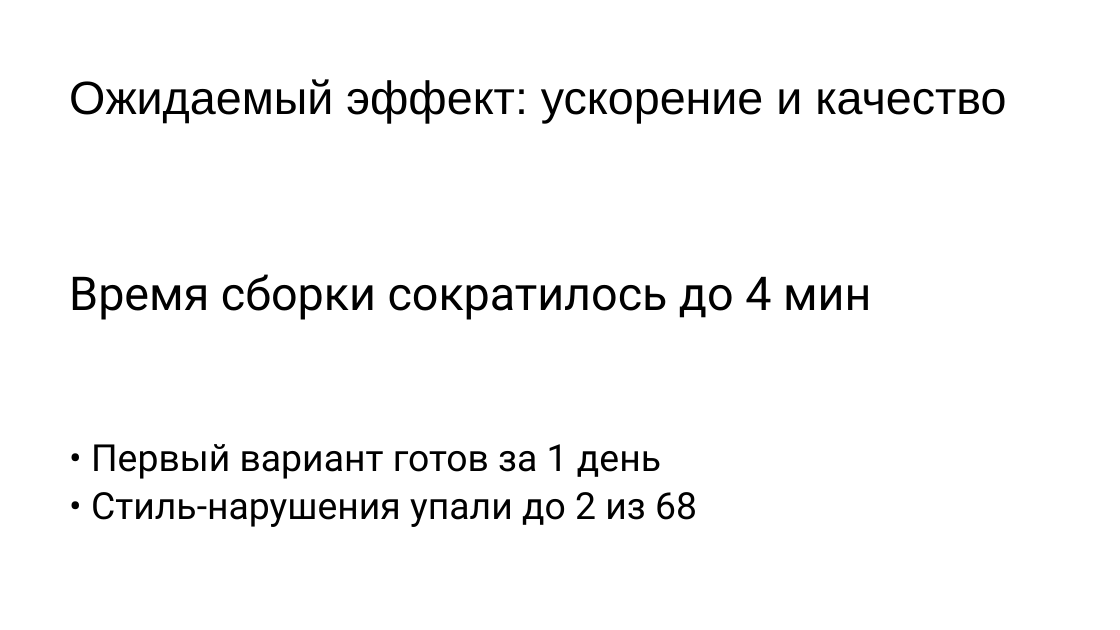
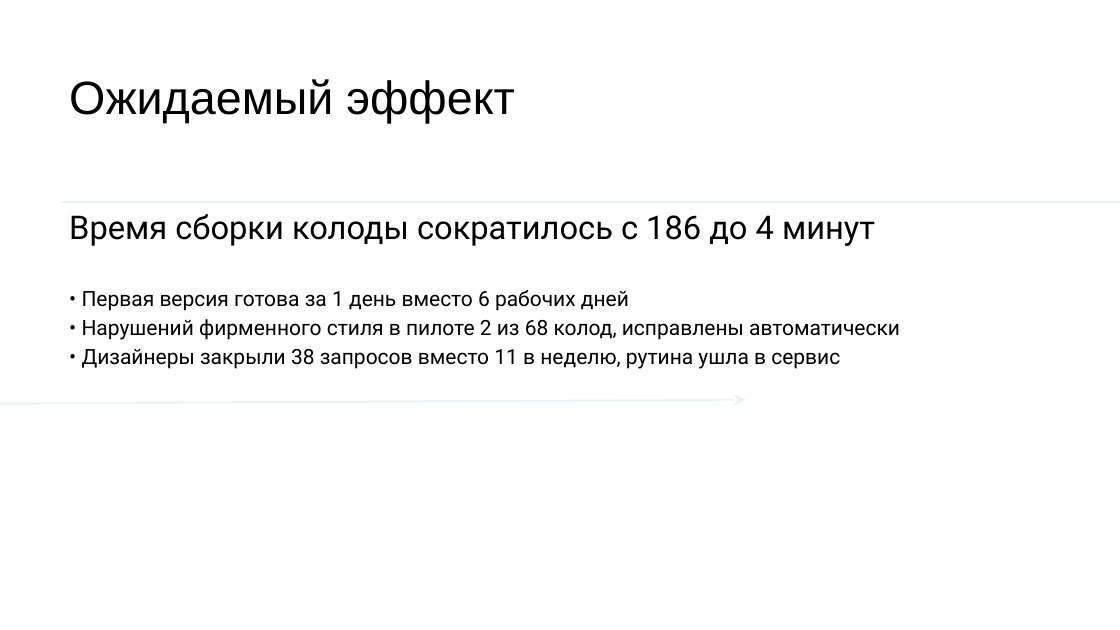
Before and after one commit to DiFoxenGit/-VKTechHackathon, a slide deck: slide 4 of samples/Шаблон_презентации_VK_Education__focus.pptx. Drawn at 1120x630 pixels with LibreOffice and Linux fonts; fonts in the diff are those of the drawing. Boxes give left, top, right and bottom in pixels: in the first picture for what was removed or moved away, otherwise in the second. Text is boxed around its words. In the diff, an @@ line names an element or a change of style, - is before the commit and + after.

```diff
--- a/samples/Шаблон_презентации_VK_Education__focus.pptx
+++ b/samples/Шаблон_презентации_VK_Education__focus.pptx
@@ text at <box>69,79,515,124</box>: text changed @@
-Ожидаемый эффект: ускорение и качество
+Ожидаемый эффект
@@ line added from (1120, 202) to (60, 202), #EBF3F9 1.5 pt @@
@@ text at <box>69,214,875,246</box>: text changed; size 40 to 28 pt @@
-Время сборки сократилось до 4 мин
+Время сборки колоды сократилось с 186 до 4 минут
@@ text added at <box>82,290,900,369</box>, 18 pt, text #000000 @@
+• Первая версия готова за 1 день вместо 6 рабочих дней
+• Нарушений фирменного стиля в пилоте 2 из 68 колод, исправлены автоматически
+• Дизайнеры закрыли 38 запросов вместо 11 в неделю, рутина ушла в сервис
@@ arrow added from (0, 403) to (745, 400), #EBF3F9 1.5 pt @@
@@ text removed at <box>91,444,697,527</box> @@
-• Первый вариант готов за 1 день
-• Стиль-нарушения упали до 2 из 68
```
Also in this commit, not shown: 4 other slides changed, 5 slides added, 5 slides removed, 23 other files.
